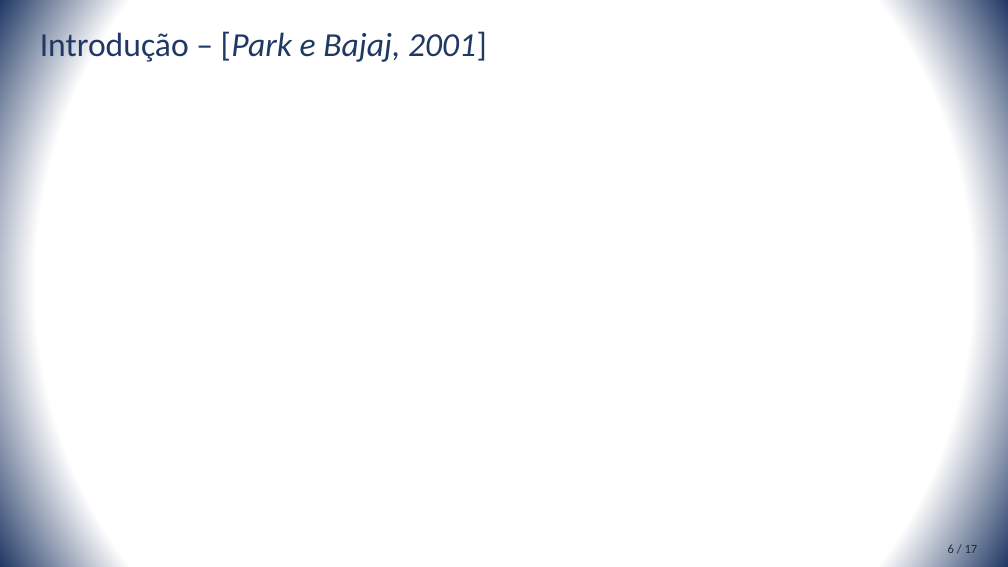
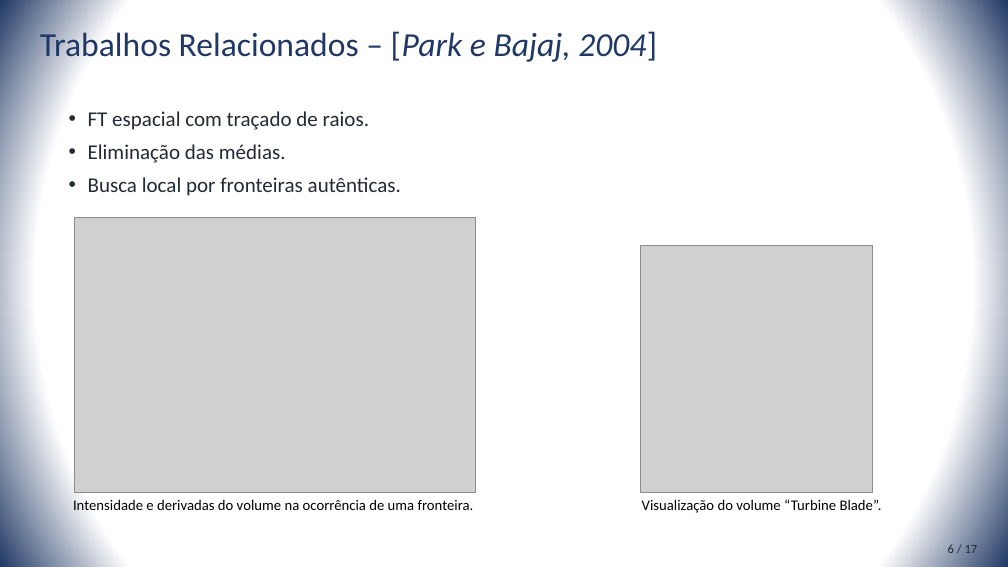
Before and after one commit to rustanitu/atfgtex, a slide deck: slide 9 of presentation/presentation.pptm (slide 7 before the commit). Drawn at 1008x567 pixels with LibreOffice and Linux fonts; fonts in the diff are those of the drawing; grey boxes stand for pictures. Boxes give left, top, right and bottom in pixels: in the first picture for what was removed or moved away, otherwise in the second. Text is boxed around its words. In the diff, an @@ line names an element or a change of style, - is before the commit and + after.

```diff
--- a/presentation/presentation.pptm
+++ b/presentation/presentation.pptm
@@ title at [40,28,657,64]: text changed; italic off @@
-Introdução – [Park e Bajaj, 2001]
+Trabalhos Relacionados – [Park e Bajaj, 2004]
@@ text added at [88,111,401,196], 20 pt, text #222A35 @@
+• FT espacial com traçado de raios.
+• Eliminação das médias.
+• Busca local por fronteiras autênticas.
@@ picture added at [75,217,476,492] @@
@@ picture added at [640,246,873,492] @@
@@ text added at [73,499,474,510], 14 pt, text #000000 @@
+Intensidade e derivadas do volume na ocorrência de uma fronteira.
@@ text added at [642,499,882,513], 14 pt, text #000000 @@
+Visualização do volume “Turbine Blade”.
```
Also in this commit, not shown: 2 other slides changed, 1 slide added, 1 slide removed, 2 other files.
